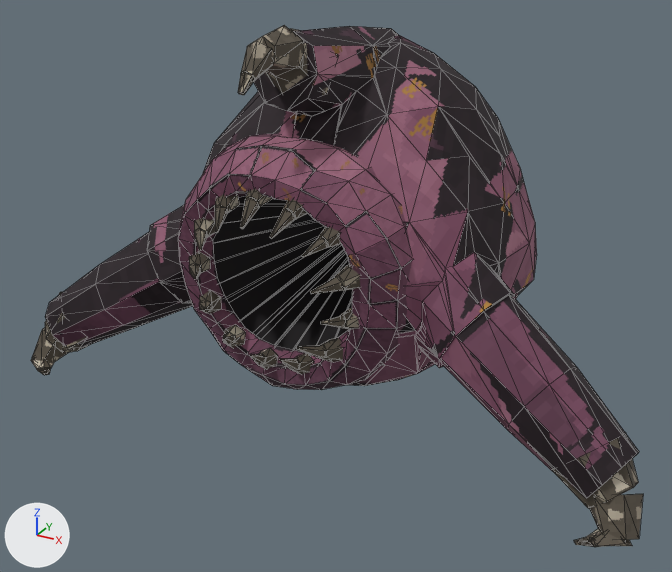
The glTF model to-rust-as-we-fall/resources/models/fauna/sapscrap/sapscrap.gltf as it was, and as the next commit left it.
Both versions are drawn from a 50 mm lens placed at (1.013, -2.285, 1.214), pointed at (-0.014, -0.418, 0.28). Lighting does not change. The marker at lower left points along +X, +Y and +Z. The first picture is the older version. Mesh edges are drawn as thin lines. Vertices at exactly the same position are counted once.

Names of what the first picture shows: 'Sapscrap_Anchor_Horn_Claw', 'Sapscrap_Limb_L_Claw', 'Sapscrap_Limb_R_Claw', 'Sapscrap_Mouth_Ring', 'Sapscrap_Segment_Shell', 'Sapscrap_Teeth'.
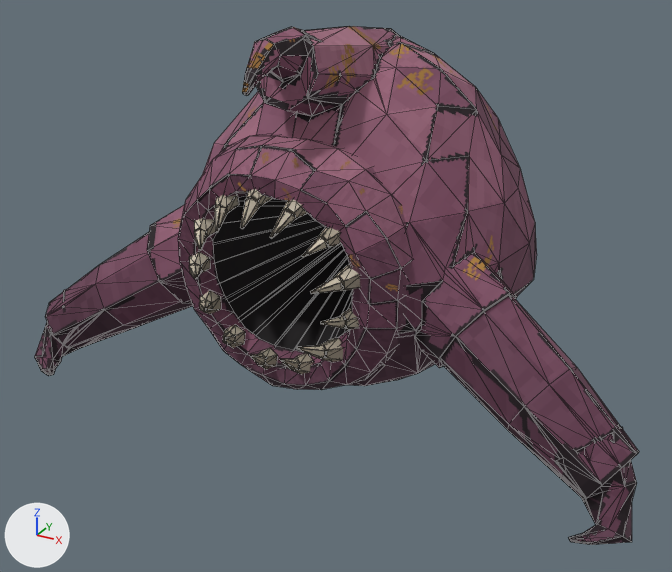
Where the change shows, as pixel boxes (x1, y1, x2, y2) in the pictures (672 x 572 px):
'Sapscrap_Segment_Shell', reshaped (10% taller)
    before: (45, 26, 639, 499)
    after: (34, 26, 639, 545)
'Sapscrap_Limb_R_Claw', deleted
    before: (552, 432, 643, 547)
'Sapscrap_Anchor_Horn_Claw', deleted
    before: (238, 25, 338, 96)
'Sapscrap_Limb_L_Claw', deleted
    before: (31, 292, 91, 375)
part 1 of me_sapscrap_segment_shell_002, added
    after: (34, 265, 139, 376)
part 2 of me_sapscrap_segment_shell_002, cut back (mostly hidden before)
    before: (507, 425, 587, 499)
    after: (509, 369, 639, 545)
part 3 of me_sapscrap_segment_shell_002, cut back
    before: (292, 26, 372, 74)
    after: (242, 26, 374, 116)
part 4 of me_sapscrap_segment_shell_002, surface changed
    both: (45, 26, 635, 451)
part 5 of me_sapscrap_teeth, surface changed
    both: (189, 189, 360, 375)

What the commit changed:
me_sapscrap_segment_shell_002 is used by ob_sapscrap_segment_shell; location (0.0, -0.3, 0.0).
me_sapscrap_segment_shell_002 had 400 vertices, 795 faces and spanned x -0.78..0.78, y -0.42..0.49, z 0.01..0.93.
me_sapscrap_segment_shell_002 now has 686 vertices, 1366 faces and spans x -0.81..0.81, y -0.51..0.49, z 0.0..0.94.
me_sapscrap_segment_shell_002 part 1: 107 vertices added at x -0.81..-0.61, y -0.45..-0.23, z 0.0..0.2.
me_sapscrap_segment_shell_002 part 2: 1 vertex removed from x 0.7, y -0.35, z 0.04; 97 vertices added at x 0.61..0.81, y -0.45..-0.23, z 0.0..0.2.
me_sapscrap_segment_shell_002 part 3: 1 vertex removed from x 0.01, y -0.35, z 0.93; 85 vertices added at x -0.09..0.09, y -0.51..-0.27, z 0.79..0.94.
me_sapscrap_segment_shell_002 part 4: 545 kept faces spanning x -0.75..0.78, y -0.42..0.49, z 0.01..0.91 get new texture (UV) coordinates.
Other edits to the shape of me_sapscrap_segment_shell_002 do not show in these pictures.
me_sapscrap_teeth has 310 vertices, 520 faces and spans x -0.224..0.222, y -0.512..-0.406, z 0.189..0.642.
me_sapscrap_teeth is used by ob_sapscrap_teeth; location (0.0, -0.3, 0.0).
me_sapscrap_teeth part 5: texture (UV) coordinates of 520 of 520 faces, centred in x -0.217..0.213, y -0.511..-0.41, z 0.201..0.633, changed; they spanned u 0.51..0.99, v 0.51..0.99 and now span u 0.01..0.99, v 0.01..0.99.
Object 'Sapscrap_Anchor_Horn_Claw' (ob_sapscrap_anchor_horn_claw) is deleted.
Object 'Sapscrap_Limb_L_Claw' (ob_sapscrap_limb_l_claw) is deleted.
Object 'Sapscrap_Limb_R_Claw' (ob_sapscrap_limb_r_claw) is deleted.
